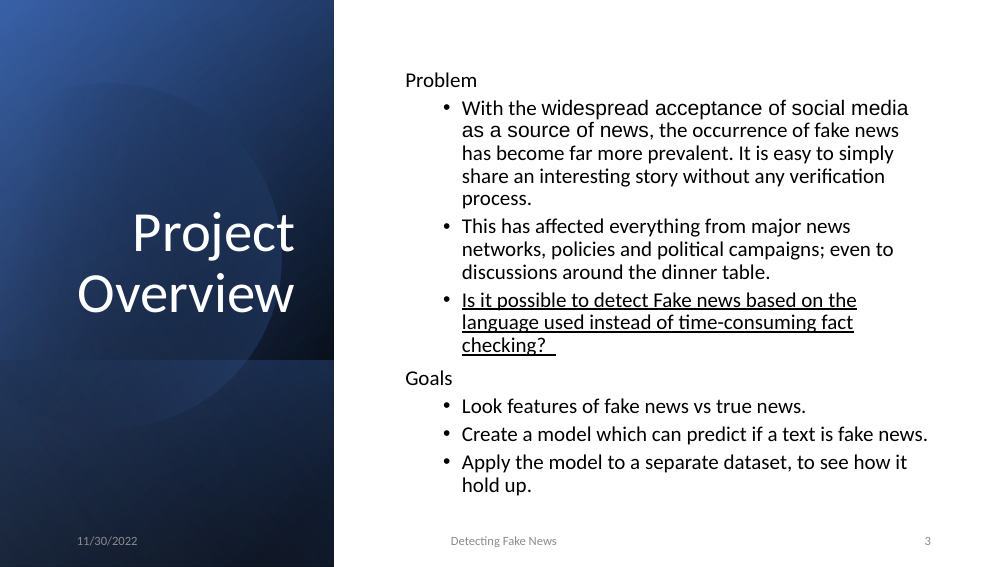
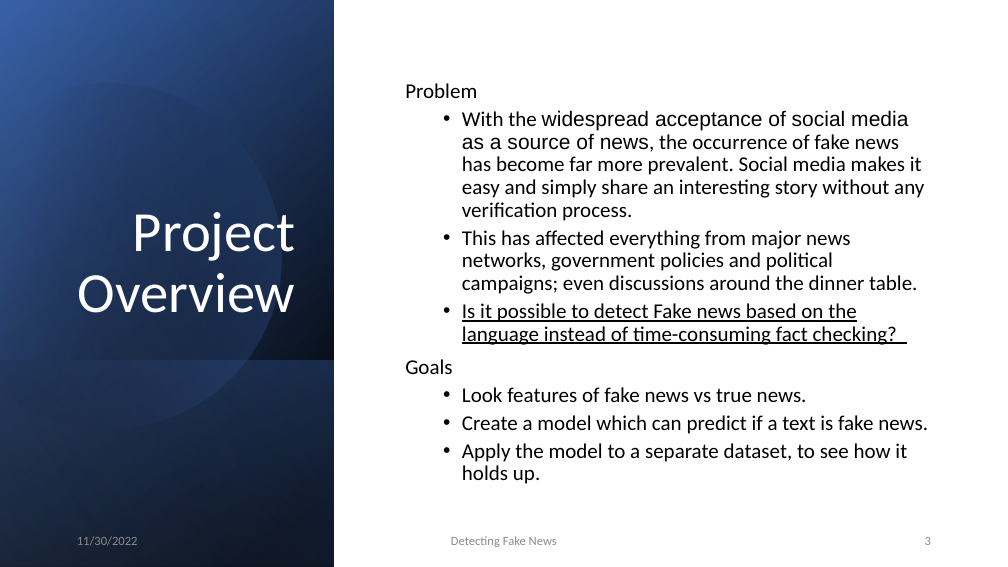
Before and after one commit to blasher565/dm_cs522, a slide deck: slide 3 of final project/Powerpoint/lash_final_fakenews.pptx. Drawn at 1008x567 pixels with LibreOffice and Linux fonts; fonts in the diff are those of the drawing. Boxes give left, top, right and bottom in pixels: in the first picture for what was removed or moved away, otherwise in the second. Text is boxed around its words. In the diff, an @@ line names an element or a change of style, - is before the commit and + after.

```diff
--- a/final project/Powerpoint/lash_final_fakenews.pptx
+++ b/final project/Powerpoint/lash_final_fakenews.pptx
@@ text at (462,110,924,345): text changed @@
-  • With the widespread acceptance of social media as a source of news, the occurrence of fake news has become far more prevalent. It is easy to simply share an interesting story without any verification process.
-  • This has affected everything from major news networks, policies and political campaigns; even to discussions around the dinner table.
-  • Is it possible to detect Fake news based on the language used instead of time-consuming fact checking?
+  • With the widespread acceptance of social media as a source of news, the occurrence of fake news has become far more prevalent. Social media makes it easy and simply share an interesting story without any verification process.
+  • This has affected everything from major news networks, government policies and political campaigns; even discussions around the dinner table.
+  • Is it possible to detect Fake news based on the language instead of time-consuming fact checking?
@@ text at (462,443,907,484): text changed @@
-  • Apply the model to a separate dataset, to see how it hold up.
+  • Apply the model to a separate dataset, to see how it holds up.
```
Also in this commit, not shown: 4 other slides changed, 1 other file.
